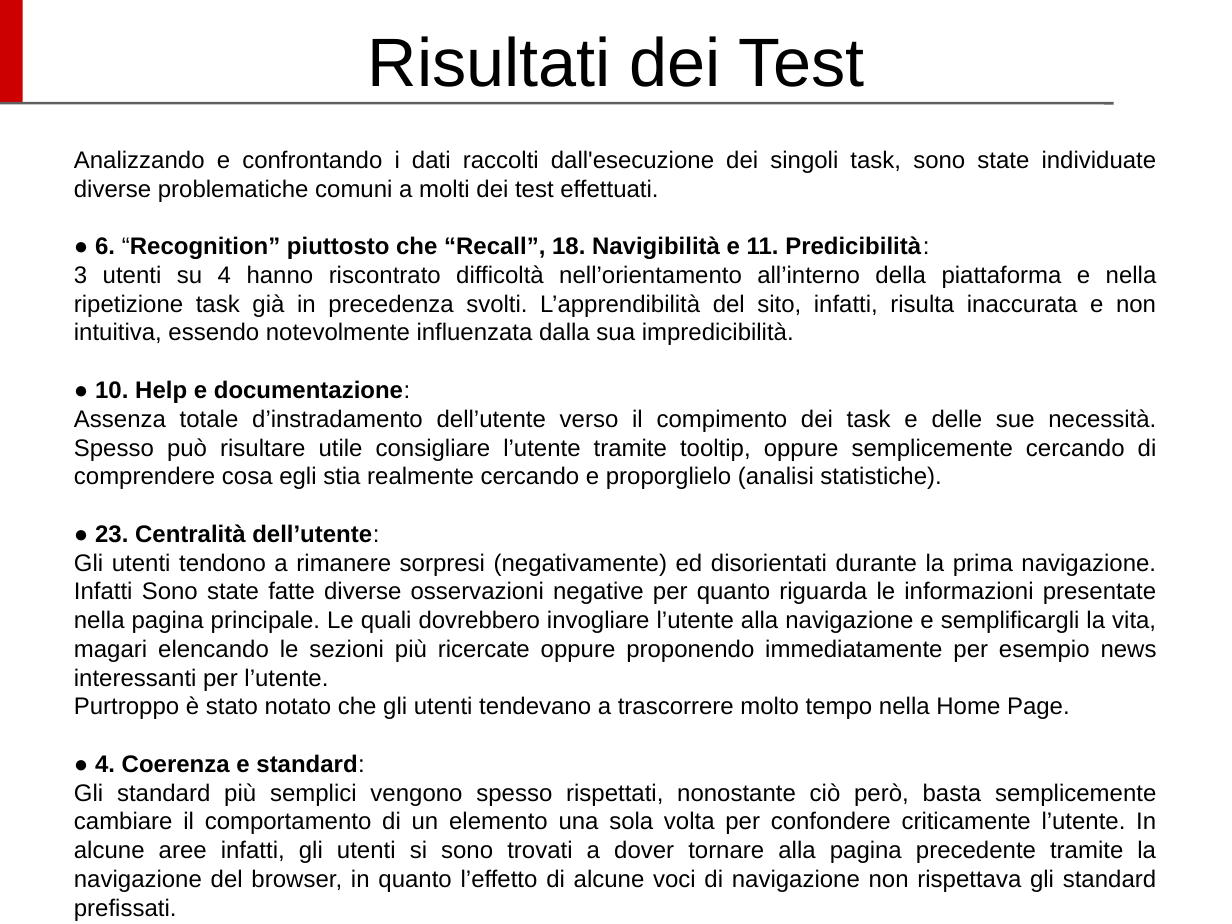
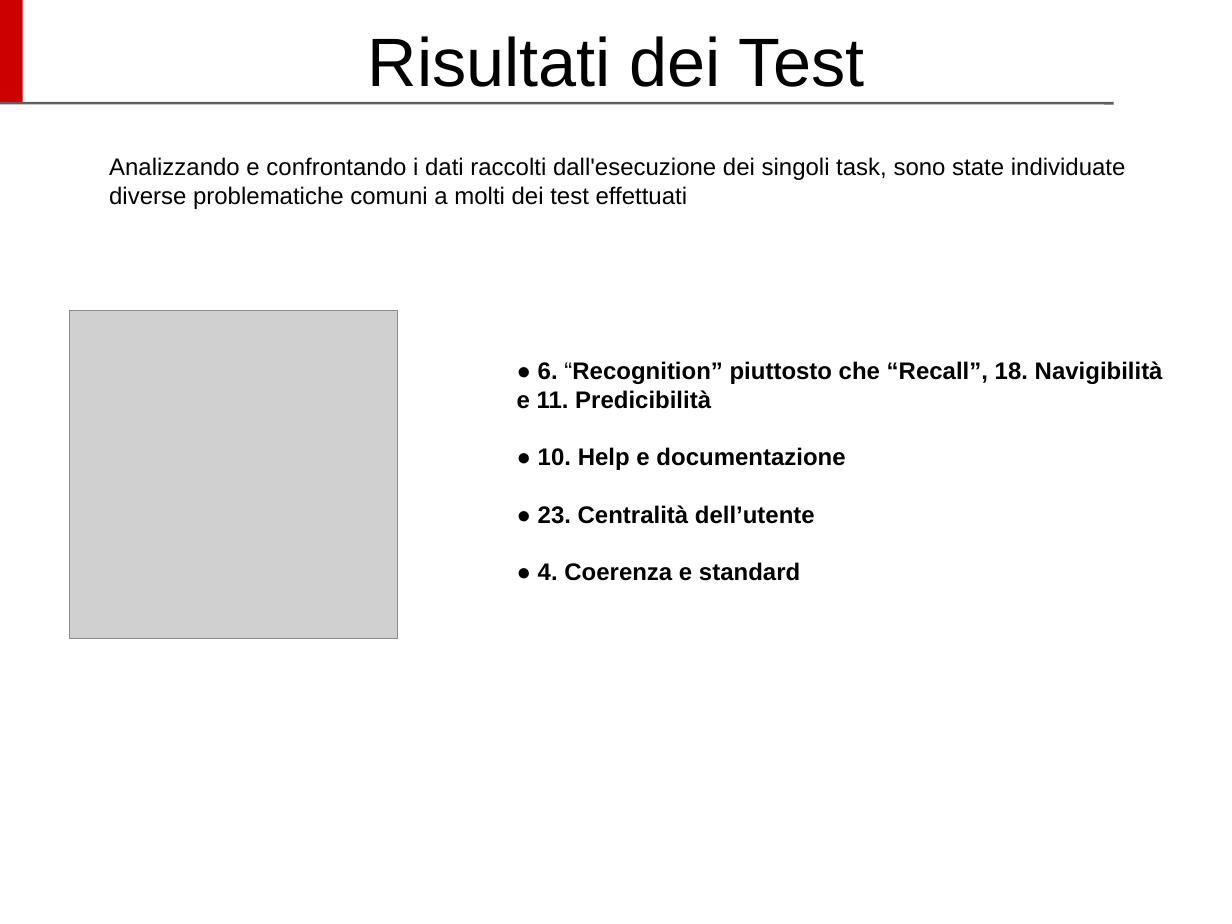
Before and after one commit to Siber93/UsabilitaProject, a slide deck: slide 6 of UUX_SlideProject_Cochlear.odp. Drawn at 1232x924 pixels with LibreOffice and Linux fonts; fonts in the diff are those of the drawing; grey boxes stand for pictures; background and template pictures are left out. Boxes give left, top, right and bottom in pixels: in the first picture for what was removed or moved away, otherwise in the second. Text is boxed around its words. In the diff, an @@ line names an element or a change of style, - is before the commit and + after.

```diff
--- a/UUX_SlideProject_Cochlear.odp
+++ b/UUX_SlideProject_Cochlear.odp
@@ text removed at bbox=[74, 150, 1157, 921] @@
-Analizzando e confrontando i dati raccolti dall'esecuzione dei singoli task, sono state individuate diverse problematiche comuni a molti dei test effettuati.
-● 6. “Recognition” piuttosto che “Recall”, 18. Navigibilità e 11. Predicibilità:
-3 utenti su 4 hanno riscontrato difficoltà nell’orientamento all’interno della piattaforma e nella ripetizione task già in precedenza svolti. L’apprendibilità del sito, infatti, risulta inaccurata e non intuitiva, essendo notevolmente influenzata dalla sua impredicibilità.
-● 10. Help e documentazione:
-Assenza totale d’instradamento dell’utente verso il compimento dei task e delle sue necessità. Spesso può risultare utile consigliare l’utente tramite tooltip, oppure semplicemente cercando di comprendere cosa egli stia realmente cercando e proporglielo (analisi statistiche).
-● 23. Centralità dell’utente:
-Gli utenti tendono a rimanere sorpresi (negativamente) ed disorientati durante la prima navigazione. Infatti Sono state fatte diverse osservazioni negative per quanto riguarda le informazioni presentate nella pagina principale. Le quali dovrebbero invogliare l’utente alla navigazione e semplificargli la vita, magari elencando le sezioni più ricercate oppure proponendo immediatamente per esempio news interessanti per l’utente.
-Purtroppo è stato notato che gli utenti tendevano a trascorrere molto tempo nella Home Page.
-● 4. Coerenza e standard:
-Gli standard più semplici vengono spesso rispettati, nonostante ciò però, basta semplicemente cambiare il comportamento di un elemento una sola volta per confondere criticamente l’utente. In alcune aree infatti, gli utenti si sono trovati a dover tornare alla pagina precedente tramite la navigazione del browser, in quanto l’effetto di alcune voci di navigazione non rispettava gli standard prefissati.
@@ text added at bbox=[109, 157, 1126, 209], 14 pt, text #000000 @@
+Analizzando e confrontando i dati raccolti dall'esecuzione dei singoli task, sono state individuate diverse problematiche comuni a molti dei test effettuati
@@ picture added at bbox=[69, 310, 398, 639] @@
@@ text added at bbox=[517, 361, 1163, 581], 14 pt, text #000000, bold @@
+● 6. “Recognition” piuttosto che “Recall”, 18. Navigibilità e 11. Predicibilità
+● 10. Help e documentazione
+● 23. Centralità dell’utente
+● 4. Coerenza e standard
```
Also in this commit, not shown: 2 other slides changed, 2 slides added, 7 slides removed, 3 other files.
